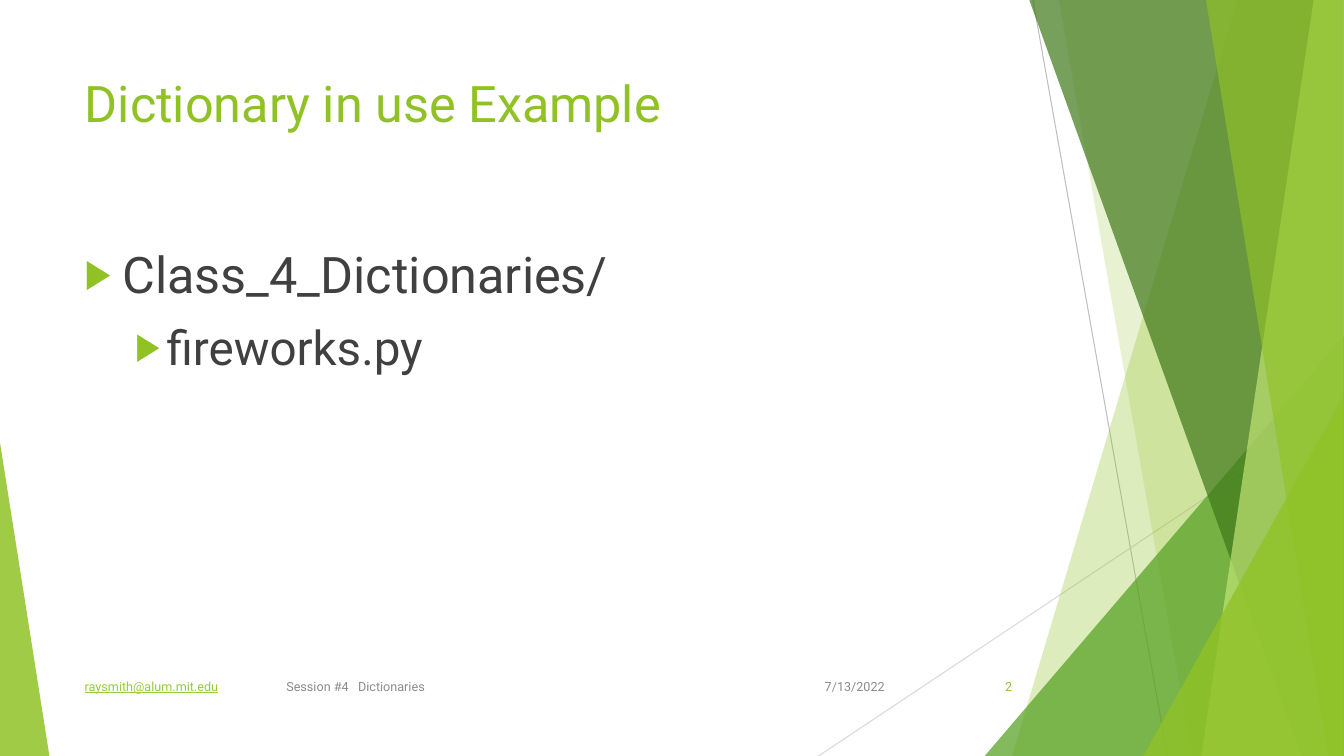
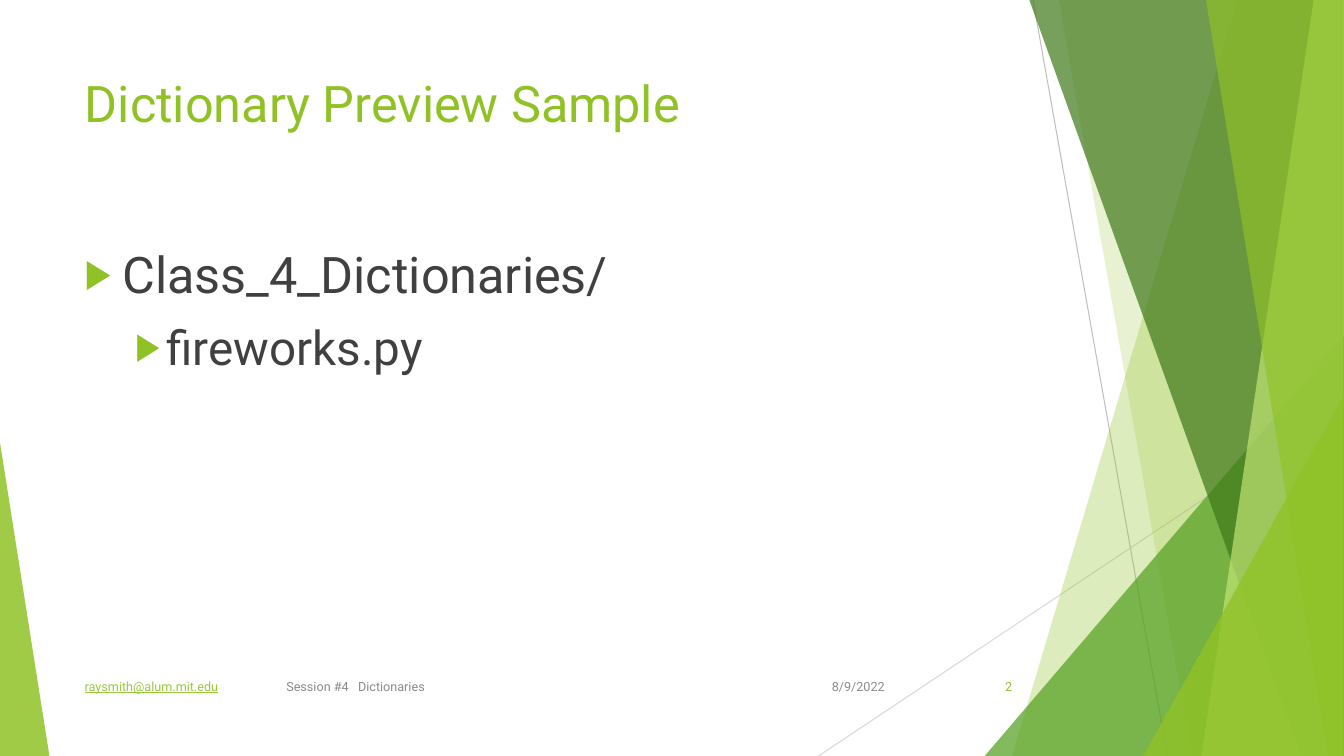
Before and after one commit to raysmith619/Introduction-To-Programming, a slide deck: slide 2 of presentation/Class_4_Dictionaries/Class_4_Dictionaries.pptx. Drawn at 1344x756 pixels with LibreOffice and Linux fonts; fonts in the diff are those of the drawing. Boxes give left, top, right and bottom in pixels: in the first picture for what was removed or moved away, otherwise in the second. Text is boxed around its words. In the diff, an @@ line names an element or a change of style, - is before the commit and + after.

```diff
--- a/presentation/Class_4_Dictionaries/Class_4_Dictionaries.pptx
+++ b/presentation/Class_4_Dictionaries/Class_4_Dictionaries.pptx
@@ title at [85, 84, 680, 133]: text changed @@
-Dictionary in use Example
+Dictionary Preview Sample
@@ text at [832, 682, 885, 692]: text changed @@
-7/13/2022
+8/9/2022
```
Also in this commit, not shown: 8 other slides changed, 2 slides added, 2 other files.
